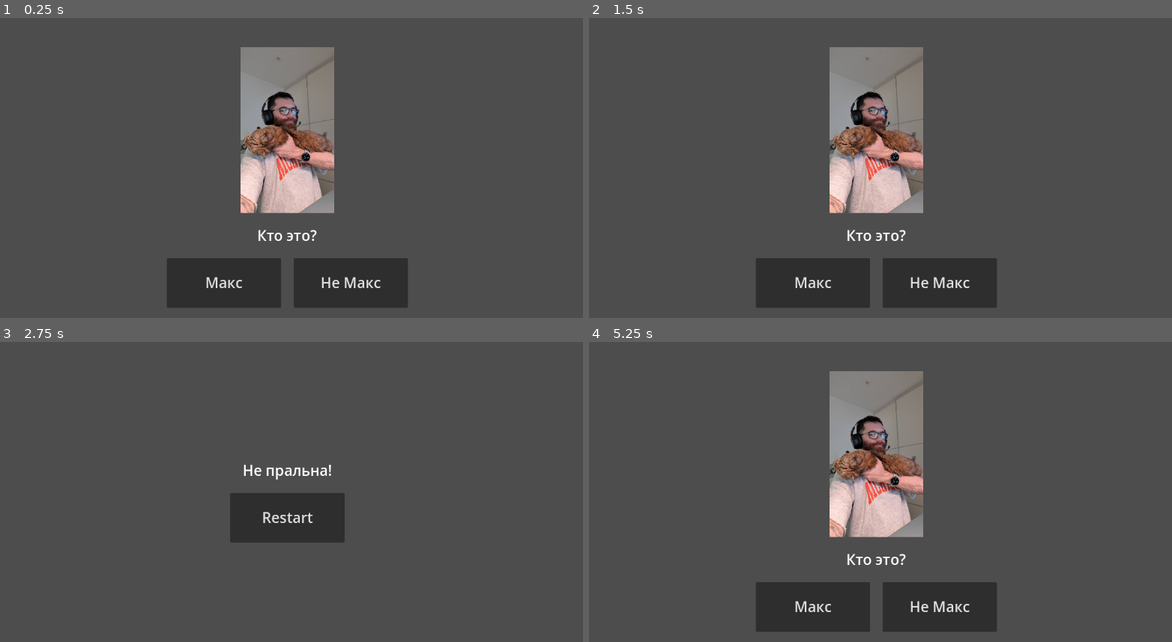
Above: before the commit, frames 1-4 (two rows, left to right).
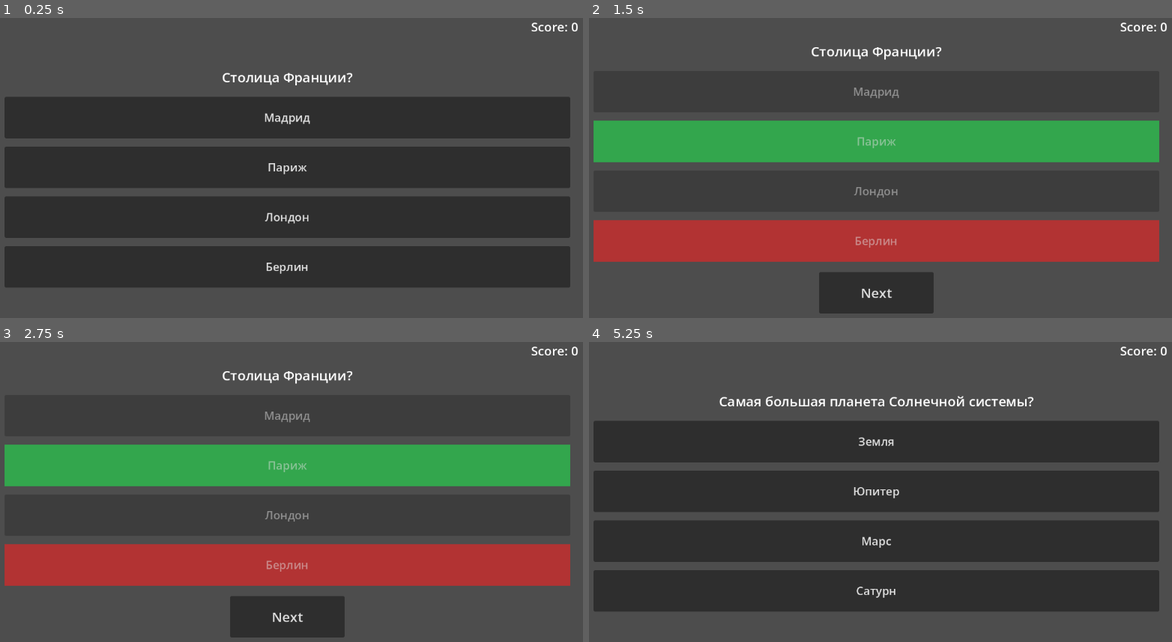
Above: after the commit, the same moments.

Repository: maxarvan/GameAsPresent
Game: Godot game, scene res://scenes/main.tscn
Same seed, same stepped clock (60 frames per second), same inputs: the game is played once before the commit and once after it.
Inputs (mouse positions are in pixels of both pictures, inside the frame that each line leads up to):
- Up to frame 1 (0.25 s): no input
- Up to frame 2 (1.5 s): click (810, 282) at 0.5 s, where only the run before the commit has a clickable "Макс"; click (874, 195) at 1.25 s, where only the run before the commit has a clickable "Restart"
- Up to frame 3 (2.75 s): click (349, 606) at 2 s, where only the run before the commit has a clickable "Не Макс"
- Up to frame 4 (5.25 s): click (874, 519) at 2.75 s, where only the run before the commit has a clickable "Restart"; click (874, 618) at 3.5 s, where only the run after the commit has a clickable "Next"; click (874, 441) at 4.25 s, where only the run after the commit has a clickable "360"; click (874, 618) at 5 s, where only the run after the commit has a clickable "Next"

The runs differ from the first frame. In frame 1, 56% of the frame differs, in the area x 0-100%, y 1-97%; in frame 2, 38%; in frame 3, 31%; in frame 4, 56%.

Commit message:
Support multiple questions with 4 shuffled answers, color feedback, and scoring
quiz.json now holds a "questions" array; each question has an optional
photo, 4 answer options, and a correct_answer. Answers render in random
order every time. Pressing an answer disables the buttons, highlights
the pressed one green (correct) or red (wrong) plus the correct one
green if wrong, and awards a point on correct answers. A running score
shows in the top-right corner; after the last question a final score
screen offers Restart.

Replaces the fixed-width 2-column answer grid with full-width stacked
buttons in a MarginContainer instead of CenterContainer, so answers
scale to fit any screen width instead of overflowing narrow phones.

data/quiz.json is repopulated with 10 generated trivia questions to
exercise the new mechanic - replace with real content when ready.

Diff:
--- a/data/quiz.json
+++ b/data/quiz.json
@@ -1,8 +1,64 @@
 {
-  "photo": "photo.jpg",
-  "question": "Кто это?",
-  "right_answer": "Макс",
-  "wrong_answer": "Не Макс",
-  "right_message": "Пральна!",
-  "wrong_message": "Не пральна!"
+  "questions": [
+    {
+      "photo": "",
+      "question": "Столица Франции?",
+      "answers": ["Париж", "Лондон", "Берлин", "Мадрид"],
+      "correct_answer": "Париж"
+    },
+    {
+      "photo": "",
+      "question": "Сколько дней в високосном году?",
+      "answers": ["366", "365", "360", "364"],
+      "correct_answer": "366"
+    },
+    {
+      "photo": "",
+      "question": "Самая большая планета Солнечной системы?",
+      "answers": ["Юпитер", "Сатурн", "Земля", "Марс"],
+      "correct_answer": "Юпитер"
+    },
+    {
+      "photo": "",
+      "question": "Кто написал \"Войну и мир\"?",
+      "answers": ["Лев Толстой", "Фёдор Достоевский", "Антон Чехов", "Иван Тургенев"],
+      "correct_answer": "Лев Толстой"
+    },
+    {
+      "photo": "",
+      "question": "Сколько континентов на Земле?",
+      "answers": ["7", "5", "6", "8"],
+      "correct_answer": "7"
+    },
+    {
+      "photo": "",
+      "question": "Химический символ золота?",
+      "answers": ["Au", "Ag", "Fe", "Pb"],
+      "correct_answer": "Au"
+    },
+    {
+      "photo": "",
+      "question": "В каком году началась Вторая мировая война?",
+      "answers": ["1939", "1914", "1945", "1941"],
+      "correct_answer": "1939"
+    },
+    {
+      "photo": "",
+      "question": "Сколько сторон у шестиугольника?",
+      "answers": ["6", "5", "7", "8"],
+      "correct_answer": "6"
+    },
+    {
+      "photo": "",
+      "question": "Какое животное самое быстрое на суше?",
+      "answers": ["Гепард", "Лев", "Лошадь", "Антилопа"],
+      "correct_answer": "Гепард"
+    },
+    {
+      "photo": "",
+      "question": "Столица Японии?",
+      "answers": ["Токио", "Осака", "Киото", "Йокогама"],
+      "correct_answer": "Токио"
+    }
+  ]
 }
--- a/scenes/main.tscn
+++ b/scenes/main.tscn
@@ -11,68 +11,106 @@
 grow_vertical = 2
 script = ExtResource("1")
 
-[node name="CenterContainer" type="CenterContainer" parent="."]
+[node name="ScoreLabel" type="Label" parent="."]
+layout_mode = 1
+anchors_preset = 1
+anchor_left = 1.0
+anchor_right = 1.0
+offset_left = -220.0
+offset_top = 16.0
+offset_right = -16.0
+offset_bottom = 56.0
+grow_horizontal = 0
+theme_override_font_sizes/font_size = 24
+horizontal_alignment = 2
+text = "Score: 0"
+
+[node name="Content" type="MarginContainer" parent="."]
 layout_mode = 1
 anchors_preset = 15
 anchor_right = 1.0
 anchor_bottom = 1.0
 grow_horizontal = 2
 grow_vertical = 2
+theme_override_constants/margin_left = 32
+theme_override_constants/margin_top = 32
+theme_override_constants/margin_right = 32
+theme_override_constants/margin_bottom = 32
 
-[node name="VBoxContainer" type="VBoxContainer" parent="CenterContainer"]
+[node name="VBoxContainer" type="VBoxContainer" parent="Content"]
 layout_mode = 2
-theme_override_constants/separation = 24
+theme_override_constants/separation = 20
 alignment = 1
 
-[node name="PhotoRect" type="TextureRect" parent="CenterContainer/VBoxContainer"]
-custom_minimum_size = Vector2(320, 320)
+[node name="PhotoRect" type="TextureRect" parent="Content/VBoxContainer"]
+visible = false
+custom_minimum_size = Vector2(0, 240)
 layout_mode = 2
-size_flags_horizontal = 4
+size_flags_horizontal = 3
 expand_mode = 1
 stretch_mode = 5
 
-[node name="QuestionLabel" type="Label" parent="CenterContainer/VBoxContainer"]
+[node name="QuestionLabel" type="Label" parent="Content/VBoxContainer"]
 layout_mode = 2
-theme_override_font_sizes/font_size = 28
+size_flags_horizontal = 3
+theme_override_font_sizes/font_size = 26
 horizontal_alignment = 1
-text = "How much is 2+2?"
+autowrap_mode = 2
+text = ""
 
-[node name="HBoxContainer" type="HBoxContainer" parent="CenterContainer/VBoxContainer"]
+[node name="AnswersGrid" type="GridContainer" parent="Content/VBoxContainer"]
 layout_mode = 2
-theme_override_constants/separation = 24
-alignment = 1
+size_flags_horizontal = 3
+theme_override_constants/h_separation = 16
+theme_override_constants/v_separation = 16
+columns = 1
 
-[node name="RightButton" type="Button" parent="CenterContainer/VBoxContainer/HBoxContainer"]
-custom_minimum_size = Vector2(220, 96)
+[node name="Answer0" type="Button" parent="Content/VBoxContainer/AnswersGrid"]
+custom_minimum_size = Vector2(0, 80)
 layout_mode = 2
-theme_override_font_sizes/font_size = 28
-text = "4"
+size_flags_horizontal = 3
+theme_override_font_sizes/font_size = 22
+text = ""
 
-[node name="WrongButton" type="Button" parent="CenterContainer/VBoxContainer/HBoxContainer"]
-custom_minimum_size = Vector2(220, 96)
+[node name="Answer1" type="Button" parent="Content/VBoxContainer/AnswersGrid"]
+custom_minimum_size = Vector2(0, 80)
 layout_mode = 2
-theme_override_font_sizes/font_size = 28
-text = "5"
+size_flags_horizontal = 3
+theme_override_font_sizes/font_size = 22
+text = ""
 
-[node name="ResultLabel" type="Label" parent="CenterContainer/VBoxContainer"]
+[node name="Answer2" type="Button" parent="Content/VBoxContainer/AnswersGrid"]
+custom_minimum_size = Vector2(0, 80)
+layout_mode = 2
+size_flags_horizontal = 3
+theme_override_font_sizes/font_size = 22
+text = ""
+
+[node name="Answer3" type="Button" parent="Content/VBoxContainer/AnswersGrid"]
+custom_minimum_size = Vector2(0, 80)
+layout_mode = 2
+size_flags_horizontal = 3
+theme_override_font_sizes/font_size = 22
+text = ""
+
+[node name="ResultLabel" type="Label" parent="Content/VBoxContainer"]
 visible = false
 layout_mode = 2
+size_flags_horizontal = 3
 theme_override_font_sizes/font_size = 28
 horizontal_alignment = 1
 text = ""
 
-[node name="RestartButton" type="Button" parent="CenterContainer/VBoxContainer"]
+[node name="NextButton" type="Button" parent="Content/VBoxContainer"]
 visible = false
-custom_minimum_size = Vector2(220, 96)
+custom_minimum_size = Vector2(220, 80)
 layout_mode = 2
-theme_override_font_sizes/font_size = 28
+theme_override_font_sizes/font_size = 26
 size_flags_horizontal = 4
-text = "Restart"
+text = "Next"
 
 [node name="QuizRequest" type="HTTPRequest" parent="."]
 
 [node name="PhotoRequest" type="HTTPRequest" parent="."]
 
-[connection signal="pressed" from="CenterContainer/VBoxContainer/HBoxContainer/RightButton" to="." method="_on_right_button_pressed"]
-[connection signal="pressed" from="CenterContainer/VBoxContainer/HBoxContainer/WrongButton" to="." method="_on_wrong_button_pressed"]
-[connection signal="pressed" from="CenterContainer/VBoxContainer/RestartButton" to="." method="_on_restart_button_pressed"]
+[connection signal="pressed" from="Content/VBoxContainer/NextButton" to="." method="_on_next_button_pressed"]
--- a/scripts/main.gd
+++ b/scripts/main.gd
@@ -1,20 +1,34 @@
 extends Control
 
-@onready var photo_rect: TextureRect = $CenterContainer/VBoxContainer/PhotoRect
-@onready var question_label: Label = $CenterContainer/VBoxContainer/QuestionLabel
-@onready var answers_box: HBoxContainer = $CenterContainer/VBoxContainer/HBoxContainer
-@onready var right_button: Button = $CenterContainer/VBoxContainer/HBoxContainer/RightButton
-@onready var wrong_button: Button = $CenterContainer/VBoxContainer/HBoxContainer/WrongButton
-@onready var result_label: Label = $CenterContainer/VBoxContainer/ResultLabel
-@onready var restart_button: Button = $CenterContainer/VBoxContainer/RestartButton
+const COLOR_CORRECT := Color(0.20, 0.65, 0.30)
+const COLOR_WRONG := Color(0.70, 0.20, 0.20)
+
+@onready var score_label: Label = $ScoreLabel
+@onready var photo_rect: TextureRect = $Content/VBoxContainer/PhotoRect
+@onready var question_label: Label = $Content/VBoxContainer/QuestionLabel
+@onready var answers_grid: GridContainer = $Content/VBoxContainer/AnswersGrid
+@onready var answer_buttons: Array[Button] = [
+	$Content/VBoxContainer/AnswersGrid/Answer0,
+	$Content/VBoxContainer/AnswersGrid/Answer1,
+	$Content/VBoxContainer/AnswersGrid/Answer2,
+	$Content/VBoxContainer/AnswersGrid/Answer3,
+]
+@onready var result_label: Label = $Content/VBoxContainer/ResultLabel
+@onready var next_button: Button = $Content/VBoxContainer/NextButton
 @onready var quiz_request: HTTPRequest = $QuizRequest
 @onready var photo_request: HTTPRequest = $PhotoRequest
 
-var quiz_data: Dictionary = {}
 var base_url: String = ""
+var questions: Array = []
+var current_index: int = 0
+var score: int = 0
+var answered: bool = false
+var quiz_finished: bool = false
 
 
 func _ready() -> void:
+	for i in answer_buttons.size():
+		answer_buttons[i].pressed.connect(_on_answer_pressed.bind(i))
 	quiz_request.request_completed.connect(_on_quiz_loaded)
 	photo_request.request_completed.connect(_on_photo_loaded)
 
@@ -32,33 +46,109 @@
 	_load_quiz_from_bytes(body)
 
 
+func _load_quiz_from_bytes(bytes: PackedByteArray) -> void:
+	if bytes.is_empty():
+		push_error("quiz.json is empty or missing")
+		return
+	var parsed = JSON.parse_string(bytes.get_string_from_utf8())
+	if typeof(parsed) != TYPE_DICTIONARY or typeof(parsed.get("questions")) != TYPE_ARRAY:
+		push_error("quiz.json is not valid")
+		return
+	questions = parsed["questions"]
+	_start_quiz()
+
+
+func _start_quiz() -> void:
+	current_index = 0
+	score = 0
+	quiz_finished = false
+	_update_score_label()
+	_show_question(current_index)
+
+
+func _show_question(index: int) -> void:
+	answered = false
+	next_button.visible = false
+	result_label.visible = false
+	question_label.visible = true
+	answers_grid.visible = true
+
+	var q: Dictionary = questions[index]
+	question_label.text = q.get("question", "")
+
+	var photo_filename: String = q.get("photo", "")
+	photo_rect.texture = null
+	photo_rect.visible = not photo_filename.is_empty()
+	if not photo_filename.is_empty():
+		if OS.has_feature("web"):
+			photo_request.request(base_url + photo_filename)
+		else:
+			_load_photo_from_bytes(FileAccess.get_file_as_bytes("res://data/" + photo_filename))
+
+	var options: Array = q.get("answers", []).duplicate()
+	options.shuffle()
+	for i in answer_buttons.size():
+		var button := answer_buttons[i]
+		button.disabled = false
+		_clear_button_color(button)
+		button.text = options[i] if i < options.size() else ""
+		button.visible = i < options.size()
+
+
+func _on_answer_pressed(index: int) -> void:
+	if answered:
+		return
+	answered = true
+
+	var q: Dictionary = questions[current_index]
+	var correct_answer: String = q.get("correct_answer", "")
+	var pressed_button: Button = answer_buttons[index]
+	var is_correct: bool = pressed_button.text == correct_answer
+
+	for button in answer_buttons:
+		if not button.visible:
+			continue
+		button.disabled = true
+		if button.text == correct_answer:
+			_set_button_color(button, COLOR_CORRECT)
+		elif button == pressed_button:
+			_set_button_color(button, COLOR_WRONG)
+
+	if is_correct:
+		score += 1
+		_update_score_label()
+
+	next_button.text = "Next" if current_index < questions.size() - 1 else "Finish"
+	next_button.visible = true
+
+
+func _on_next_button_pressed() -> void:
+	if quiz_finished:
+		_start_quiz()
+		return
+	if current_index < questions.size() - 1:
+		current_index += 1
+		_show_question(current_index)
+	else:
+		_show_final_score()
+
+
+func _show_final_score() -> void:
+	quiz_finished = true
+	question_label.visible = false
+	answers_grid.visible = false
+	photo_rect.visible = false
+	result_label.text = "Score: %d / %d" % [score, questions.size()]
+	result_label.visible = true
+	next_button.text = "Restart"
+	next_button.visible = true
+
+
 func _on_photo_loaded(_result: int, response_code: int, _headers: PackedStringArray, body: PackedByteArray) -> void:
 	if response_code != 200:
 		push_error("Failed to load photo (HTTP %d)" % response_code)
 		return
 	_load_photo_from_bytes(body)
-
-
-func _load_quiz_from_bytes(bytes: PackedByteArray) -> void:
-	if bytes.is_empty():
-		push_error("quiz.json is empty or missing")
-		return
-	var parsed = JSON.parse_string(bytes.get_string_from_utf8())
-	if typeof(parsed) != TYPE_DICTIONARY:
-		push_error("quiz.json is not valid JSON")
-		return
-	quiz_data = parsed
-	question_label.text = quiz_data.get("question", "")
-	right_button.text = quiz_data.get("right_answer", "")
-	wrong_button.text = quiz_data.get("wrong_answer", "")
-
-	var photo_filename: String = quiz_data.get("photo", "")
-	if photo_filename.is_empty():
-		return
-	if OS.has_feature("web"):
-		photo_request.request(base_url + photo_filename)
-	else:
-		_load_photo_from_bytes(FileAccess.get_file_as_bytes("res://data/" + photo_filename))
 
 
 func _load_photo_from_bytes(bytes: PackedByteArray) -> void:
@@ -72,26 +162,17 @@
 	photo_rect.texture = ImageTexture.create_from_image(image)
 
 
-func _on_right_button_pressed() -> void:
-	_show_result(quiz_data.get("right_message", ""))
+func _update_score_label() -> void:
+	score_label.text = "Score: %d" % score
 
 
-func _on_wrong_button_pressed() -> void:
-	_show_result(quiz_data.get("wrong_message", ""))
+func _set_button_color(button: Button, color: Color) -> void:
+	var style := StyleBoxFlat.new()
+	style.bg_color = color
+	button.add_theme_stylebox_override("normal", style)
+	button.add_theme_stylebox_override("disabled", style)
 
 
-func _on_restart_button_pressed() -> void:
-	photo_rect.visible = true
-	question_label.visible = true
-	answers_box.visible = true
-	result_label.visible = false
-	restart_button.visible = false
-
-
-func _show_result(text: String) -> void:
-	photo_rect.visible = false
-	question_label.visible = false
-	answers_box.visible = false
-	result_label.text = text
-	result_label.visible = true
-	restart_button.visible = true
+func _clear_button_color(button: Button) -> void:
+	button.remove_theme_stylebox_override("normal")
+	button.remove_theme_stylebox_override("disabled")
